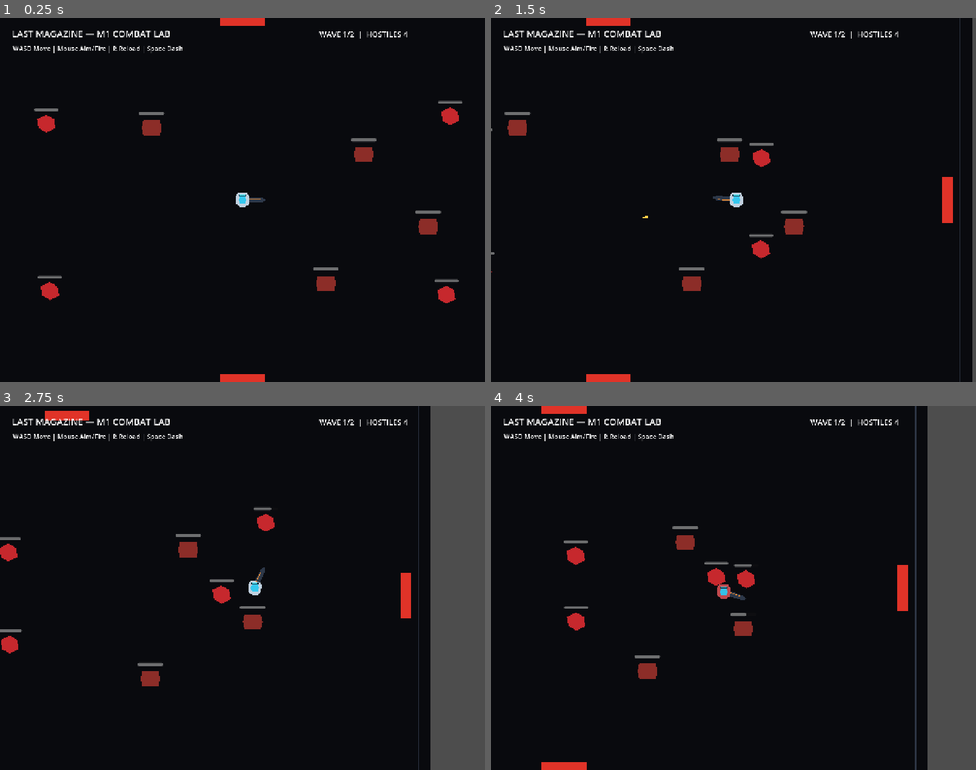
Above: before the commit, frames 1-4 (two rows, left to right).
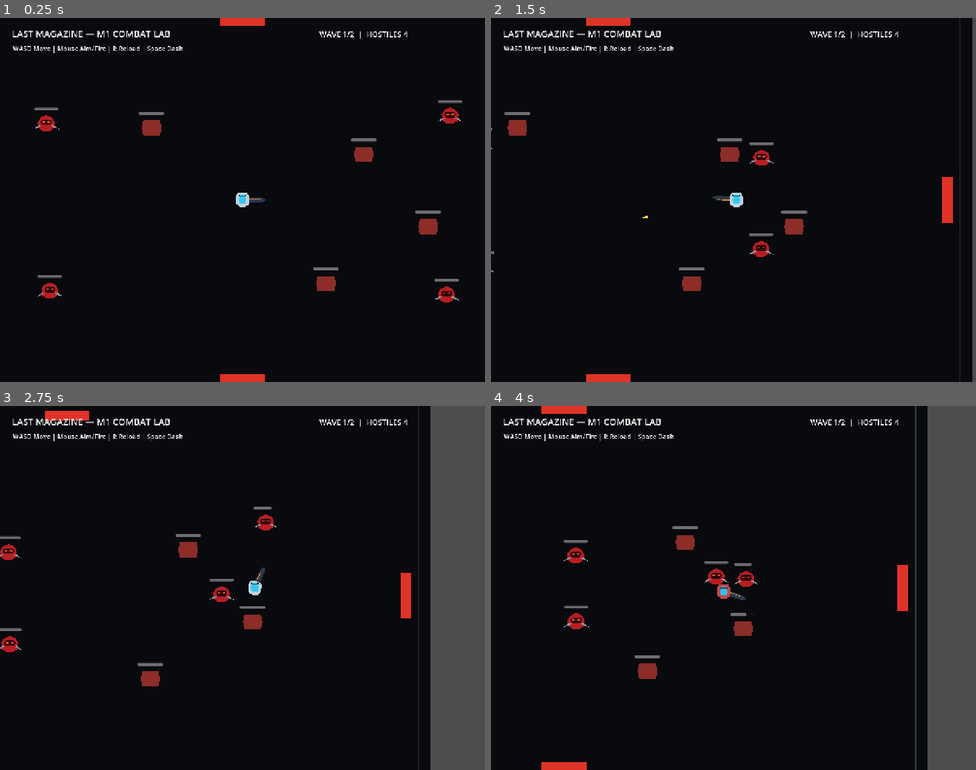
Above: after the commit, the same moments.

Repository: donly987647-max/Topdown-roguelite
Game: Godot game, scene res://scenes/main/Main.tscn
Same seed, same stepped clock (60 frames per second), same inputs: the game is played once before the commit and once after it. This scene is started directly instead of the project's main scene.
Inputs (mouse positions are in pixels of both pictures, inside the frame that each line leads up to):
- Up to frame 1 (0.25 s): no input
- Up to frame 2 (1.5 s): tap Enter (ui_accept) at 0.5, 0.77 s; move the mouse to (840, 181) at 0.52 s; hold D (move_right) 0.53-1.25 s; tap Space (dash) at 0.6 s; click (840, 181) at 0.67 s; drag from (636, 218) to (782, 145) at 1.27 s
- Up to frame 3 (2.75 s): move the mouse to (291, 507) at 2.02 s; hold D (move_right) from 2.03 s (still down); tap E (interact) at 2.1 s
- Up to frame 4 (4 s): release D (move_right) at 2.75 s; drag from (709, 660) to (757, 522) at 2.77 s; move the mouse to (879, 642) at 3.52 s; hold A (move_left) from 3.53 s (still down); tap Tab at 3.6 s; tap Enter (ui_accept) at 3.77 s

The runs differ from the first frame. In frame 1, 0.3% of the frame differs, in the area x 7-96%, y 22-79%; in frame 2, 0.2%; in frame 3, 0.3%; in frame 4, 0.3%, in the area x 15-55%, y 36-62%.

Commit message:
Polish chaser enemy silhouette

Diff:
--- a/scenes/enemies/ChaserEnemy.tscn
+++ b/scenes/enemies/ChaserEnemy.tscn
@@ -16,9 +16,46 @@
 [node name="CollisionShape2D" type="CollisionShape2D" parent="."]
 shape = SubResource("Circle_body")
 
+[node name="Shadow" type="Polygon2D" parent="."]
+position = Vector2(0, 15)
+polygon = PackedVector2Array(-22, -5, 22, -5, 28, 0, 22, 6, -22, 6, -28, 0)
+color = Color(0.01, 0.01, 0.015, 0.55)
+z_index = -2
+
+[node name="ArmorBack" type="Polygon2D" parent="."]
+polygon = PackedVector2Array(0, -27, 18, -20, 28, -6, 27, 14, 11, 26, -11, 26, -27, 14, -28, -6, -18, -20)
+color = Color(0.12, 0.035, 0.04, 1)
+z_index = -1
+
 [node name="BodyVisual" type="Polygon2D" parent="."]
-polygon = PackedVector2Array(0, -24, 20, -12, 24, 12, 0, 24, -20, 12, -24, -12)
-color = Color(0.78, 0.16, 0.18, 1)
+polygon = PackedVector2Array(0, -23, 16, -15, 22, -4, 20, 12, 8, 20, -8, 20, -20, 12, -22, -4, -16, -15)
+color = Color(0.72, 0.12, 0.14, 1)
+
+[node name="FacePlate" type="Polygon2D" parent="."]
+position = Vector2(0, -4)
+polygon = PackedVector2Array(-11, -7, 11, -7, 15, 0, 11, 8, -11, 8, -15, 0)
+color = Color(0.19, 0.035, 0.045, 1)
+z_index = 1
+
+[node name="EyeLeft" type="Polygon2D" parent="."]
+polygon = PackedVector2Array(-9, -7, -3, -6, -4, -2, -10, -3)
+color = Color(1, 0.35, 0.16, 1)
+z_index = 2
+
+[node name="EyeRight" type="Polygon2D" parent="."]
+polygon = PackedVector2Array(3, -6, 9, -7, 10, -3, 4, -2)
+color = Color(1, 0.35, 0.16, 1)
+z_index = 2
+
+[node name="BladeLeft" type="Polygon2D" parent="."]
+polygon = PackedVector2Array(-19, 4, -34, 15, -23, 11, -11, 5)
+color = Color(0.58, 0.62, 0.67, 1)
+z_index = 1
+
+[node name="BladeRight" type="Polygon2D" parent="."]
+polygon = PackedVector2Array(19, 4, 34, 15, 23, 11, 11, 5)
+color = Color(0.58, 0.62, 0.67, 1)
+z_index = 1
 
 [node name="AttackArea" type="Area2D" parent="."]
 collision_layer = 0
@@ -31,8 +68,8 @@
 
 [node name="HealthBar" type="ProgressBar" parent="."]
 offset_left = -32.0
-offset_top = -40.0
+offset_top = -42.0
 offset_right = 32.0
-offset_bottom = -33.0
+offset_bottom = -35.0
 show_percentage = false
 value = 70.0
